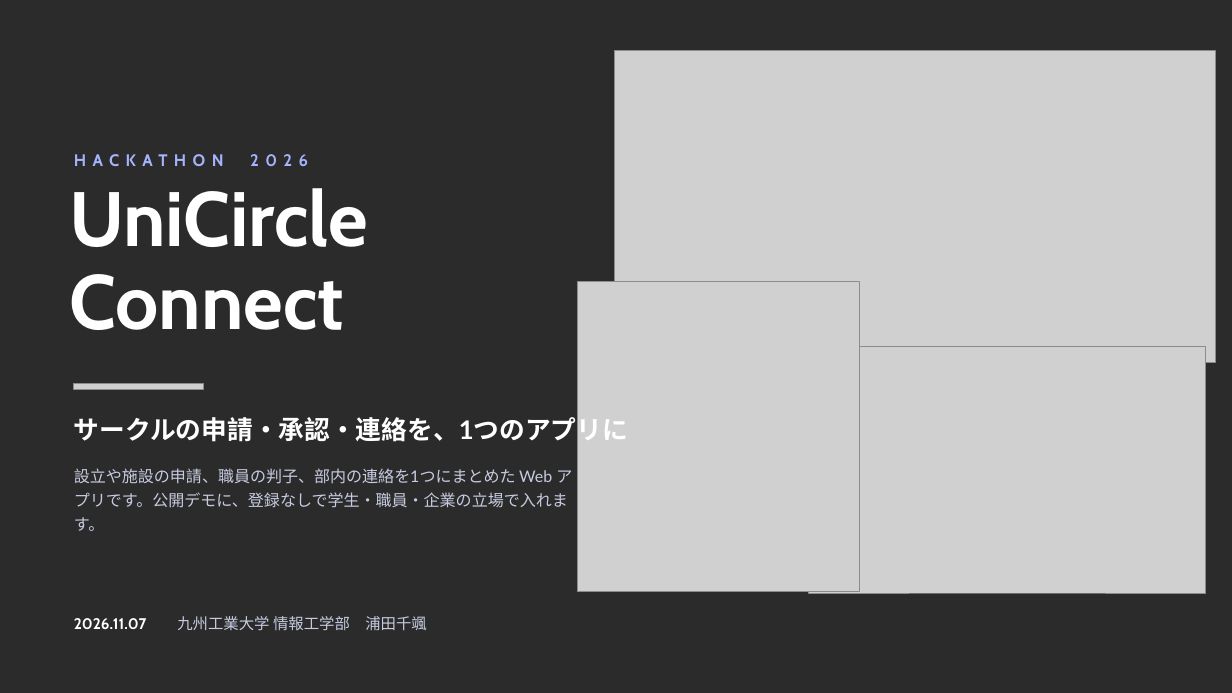
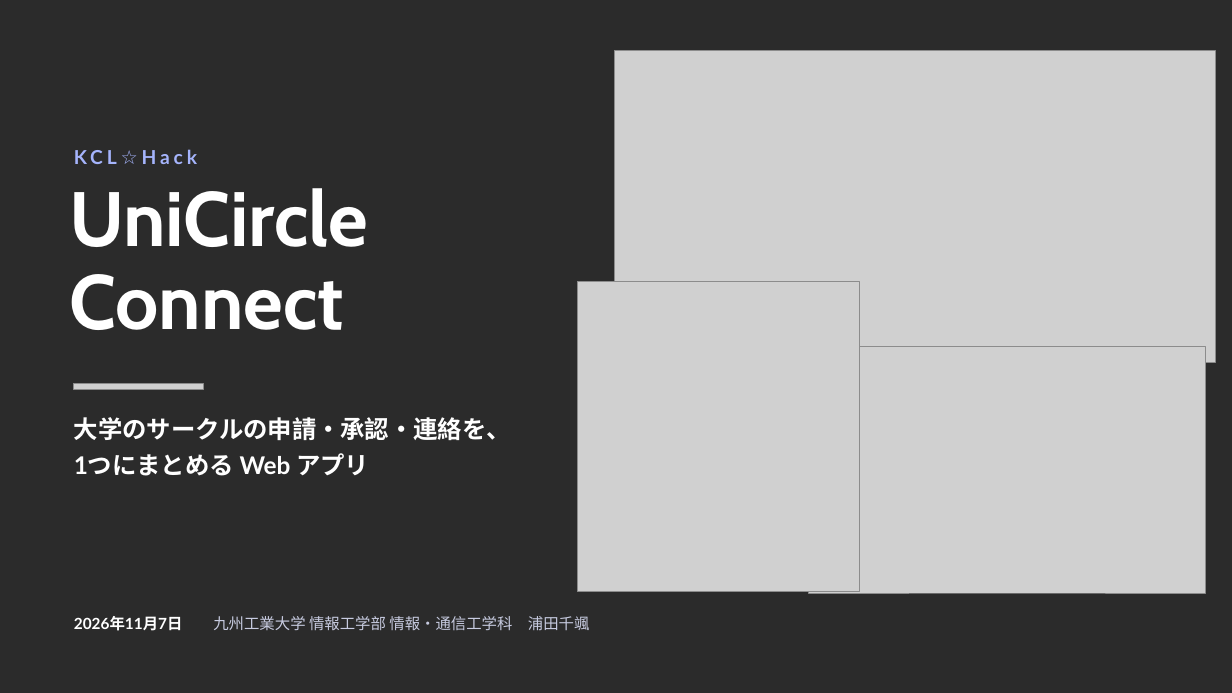
Before and after one commit to chihaya0621/unicircle-connect-v2, a slide deck: slide 1 of docs/slides/20261107_UniCircle_Connect_発表/UniCircle Connect 発表.pptx. Drawn at 1232x693 pixels with LibreOffice and Linux fonts; fonts in the diff are those of the drawing; grey boxes stand for pictures; background and template pictures are left out; a plain dark background stands for a picture behind light text. Boxes give left, top, right and bottom in pixels: in the first picture for what was removed or moved away, otherwise in the second. Text is boxed around its words. In the diff, an @@ line names an element or a change of style, - is before the commit and + after.

Commit message:
docs: 11/7 の発表資料を、アプリが要る理由から話す形にする
KCL☆Hack はアイデアを見る場に近いので、実装の説明より先に、
なぜこのアプリが要るかを話す形にした。

- 名簿・日程・申請が別々の場所にあることから始め、連絡と申請は
  1か所に集め、承認は紙と同じ手順にした、という方針を足した
- 実装は、承認の記録を書き換えると分かる仕組みとして1枚にまとめた
- 検査の件数は、実績の数字のように見えるので外した。デモの画面を
  載せたページには、架空のデータであることを書き添えた
- 飾りの英語を日本語にし、所属に学科を足した
- 10枚から9枚にし、原稿は約960字（4分弱）にした

同じフォルダの index.html と PDF は、前の構成のまま。

```diff
--- a/docs/slides/20261107_UniCircle_Connect_発表/UniCircle Connect 発表.pptx
+++ b/docs/slides/20261107_UniCircle_Connect_発表/UniCircle Connect 発表.pptx
@@ text at <box>74,149,197,164</box>: text changed; size 13 to 15 pt; font Cabin to Lato @@
-HACKATHON 2026
+KCL☆Hack
@@ text at <box>74,417,511,476</box>: text changed; size 20 to 19 pt @@
-サークルの申請・承認・連絡を、1つのアプリに
+大学のサークルの申請・承認・連絡を、
+1つにまとめる Web アプリ
@@ text "大学のサークルの申請・承認・連絡を、" at <box>74,417,511,476</box>: vertical alignment middle to top @@
@@ text removed at <box>74,468,572,531</box> @@
-設立や施設の申請、職員の判子、部内の連絡を1つにまとめた Web アプリです。公開デモに、登録なしで学生・職員・企業の立場で入れます。
@@ text at <box>74,616,590,631</box>: text changed @@
-2026.11.07 九州工業大学 情報工学部 浦田千颯
+2026年11月7日 九州工業大学 情報工学部 情報・通信工学科 浦田千颯
```
Also in this commit, not shown: 6 other slides changed, 2 slides added, 3 slides removed, 1 other file.
